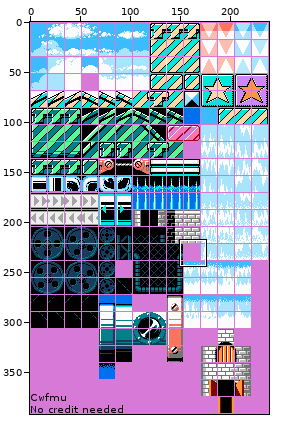
Two states of a sprite sheet, Resource/NES - Gimmick Mr Gimmick - Stage 1.png. Above: a wide view before the commit, with the close-up outlined.
Close-up. The starting point:
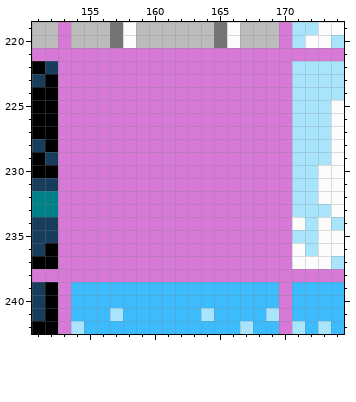
The file is 239x392 pixels. Colours within 5 levels of each other are drawn and written as one. Shown: x 151..174, y 219..242. The commit also changed other parts of the picture, which this record leaves out.
After the commit:
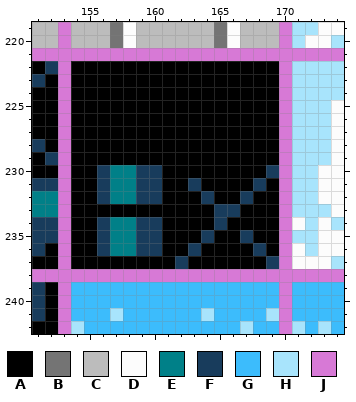
Palette (. is transparent): A #000000  B #747474  C #bcbcbc  D #fcfcfc  E #008088  F #183c5c  G #3cbcfc  H #a8e4fc  J #d779d6
Diff:
@@ x 151..174 @@
 221 JJJJJJJJJJJJJJJJJJJJJJJJ
-222 AFJJJJJJJJJJJJJJJJJJHHHH
-223 FAJJJJJJJJJJJJJJJJJJHHHH
-224 AAJJJJJJJJJJJJJJJJJJHHHH
-225 AAJJJJJJJJJJJJJJJJJJHHHD
-226 AAJJJJJJJJJJJJJJJJJJHHHD
-227 AAJJJJJJJJJJJJJJJJJJHHHD
-228 FAJJJJJJJJJJJJJJJJJJHHHD
-229 AFJJJJJJJJJJJJJJJJJJHHHD
-230 AAJJJJJJJJJJJJJJJJJJHHDD
-231 FFJJJJJJJJJJJJJJJJJJHHDD
-232 EEJJJJJJJJJJJJJJJJJJHHDD
-233 EEJJJJJJJJJJJJJJJJJJHHHD
-234 FFJJJJJJJJJJJJJJJJJJDHDH
-235 FFJJJJJJJJJJJJJJJJJJHHDD
-236 FAJJJJJJJJJJJJJJJJJJDHDD
-237 AAJJJJJJJJJJJJJJJJJJDDDH
+222 AFJAAAAAAAAAAAAAAAAJHHHH
+223 FAJAAAAAAAAAAAAAAAAJHHHH
+224 AAJAAAAAAAAAAAAAAAAJHHHH
+225 AAJAAAAAAAAAAAAAAAAJHHHD
+226 AAJAAAAAAAAAAAAAAAAJHHHD
+227 AAJAAAAAAAAAAAAAAAAJHHHD
+228 FAJAAAAAAAAAAAAAAAAJHHHD
+229 AFJAAAAAAAAAAAAAAAAJHHHD
+230 AAJAAFEEFFAAAAAAAAFJHHDD
+231 FFJAAFEEFFAAFAAAAFAJHHDD
+232 EEJAAFEEFFAAAFAAFAAJHHDD
+233 EEJAAAAAAAAAAAFFAAAJHHHD
+234 FFJAAFEEFFAAAAFAAAAJDHDH
+235 FFJAAFEEFFAAAFAAFAAJHHDD
+236 FAJAAFEEFFAAFAAAAFAJDHDD
+237 AAJAAAAAAAAFAAAAAAFJDDDH
 238 JJJJJJJJJJJJJJJJJJJJJJJJ
Pixel boxes of the changes (left, top, right, bottom) in both close-ups:
changed: (71, 61, 279, 269)
